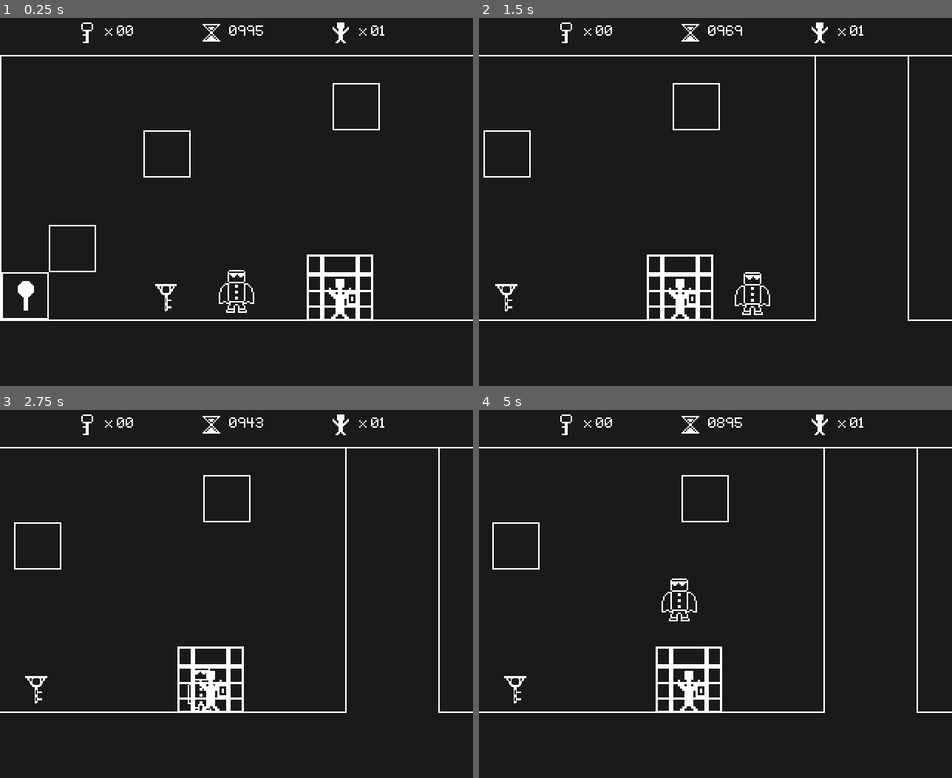
Above: before the commit, frames 1-4 (two rows, left to right).
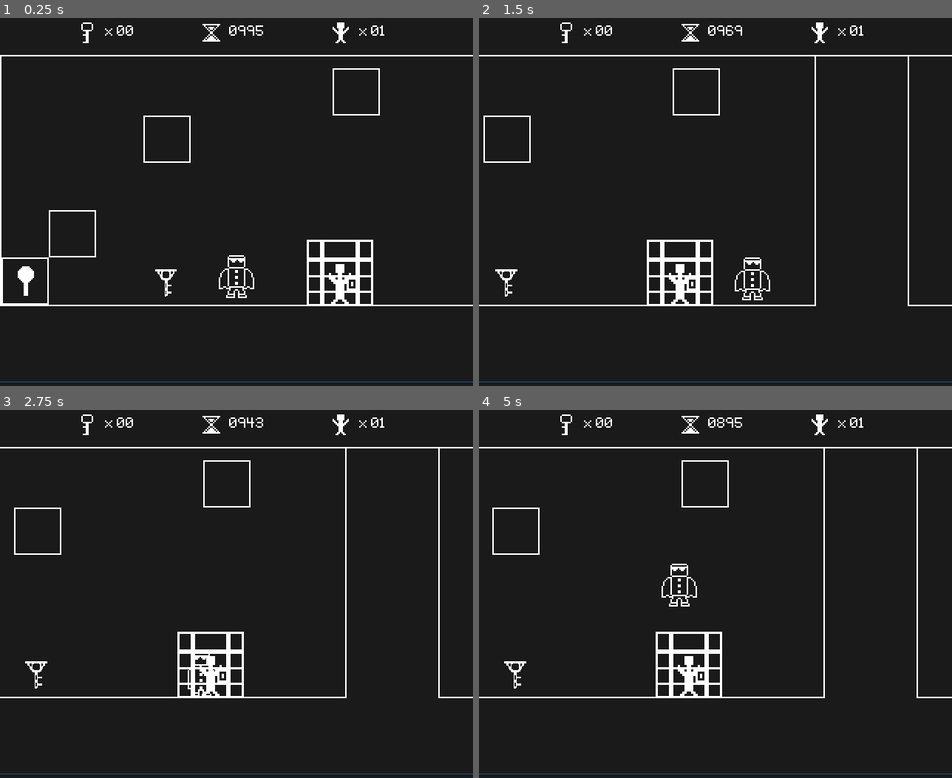
Above: after the commit, the same moments.

Repository: Kiel97/bialjam2019
Game: Godot game, scene res://Levels/Level_test.tscn
The game is run twice, just before and just after one commit, with the same random seed, the same clock (stepped at 60 frames per second) and the same inputs. This scene is started directly instead of the project's main scene. Sound files missing from this copy of the repository are replaced by a short silence.
Inputs:
- Up to frame 1 (0.25 s): no input
- Up to frame 2 (1.5 s): tap Enter (enter) at 0.5, 1.35 s; hold Enter (enter) 0.53-1.28 s; hold Right (move_right) from 0.53 s (still down); tap Up (jump) at 0.77 s
- Up to frame 3 (2.75 s): tap Up (jump) at 1.52 s; release Right (move_right) at 2.03 s; hold Left (move_left) from 2.03 s (still down); hold Enter (enter) from 2.03 s (still down)
- Up to frame 4 (5 s): release Left (move_left) at 2.78 s; release Enter (enter) at 2.78 s; hold Right (move_right) 2.78-4.28 s; tap Enter (enter) at 2.85, 4.35 s; tap Up (jump) at 3.02, 3.77, 4.52 s; hold Enter (enter) 3.53-4.28 s; hold Left (move_left) from 4.28 s (still down)

The runs differ from the first frame. In frame 1, 3.4% of the frame differs, in the area x 0-100%, y 13-99%; in frame 2, 2.7%; in frame 3, 2.4%; in frame 4, 2.7%.

Commit message:
Update level borders

Diff:
--- a/Bialjam2019/Levels/Level_test.tscn
+++ b/Bialjam2019/Levels/Level_test.tscn
@@ -8,6 +8,7 @@
 [ext_resource path="res://Key/Key.tscn" type="PackedScene" id=6]
 [ext_resource path="res://Cage/Cage.tscn" type="PackedScene" id=7]
 [ext_resource path="res://Hero/Hero.tscn" type="PackedScene" id=8]
+[ext_resource path="res://Levels/Border Helper/BorderHelper.gd" type="Script" id=9]
 
 [node name="Level" type="Node2D"]
 position = Vector2( 0, -3 )
@@ -15,8 +16,8 @@
 level_name = "Test level"
 miniature = ExtResource( 2 )
 bgm = ExtResource( 3 )
-end_bottom = 650
-end_top = -100
+end_bottom = 660
+end_top = 350
 end_left = -200
 end_right = 400
 time_to_complete = 1000
@@ -49,6 +50,13 @@
 editor/display_folded = true
 position = Vector2( 95, 556 )
 
+[node name="BorderHelper" type="Node2D" parent="."]
+script = ExtResource( 9 )
+limit_bottom = 660
+limit_top = 350
+limit_left = -200
+limit_right = 400
+
 [node name="BackgroundPlayer" type="AudioStreamPlayer" parent="."]
 autoplay = true
 [connection signal="counter_prisoners" from="." to="Hero" method="_on_Level_counter_prisoners"]
Not shown: 1 places in Bialjam2019/Levels/Level_test.tscn that only renumber resources
